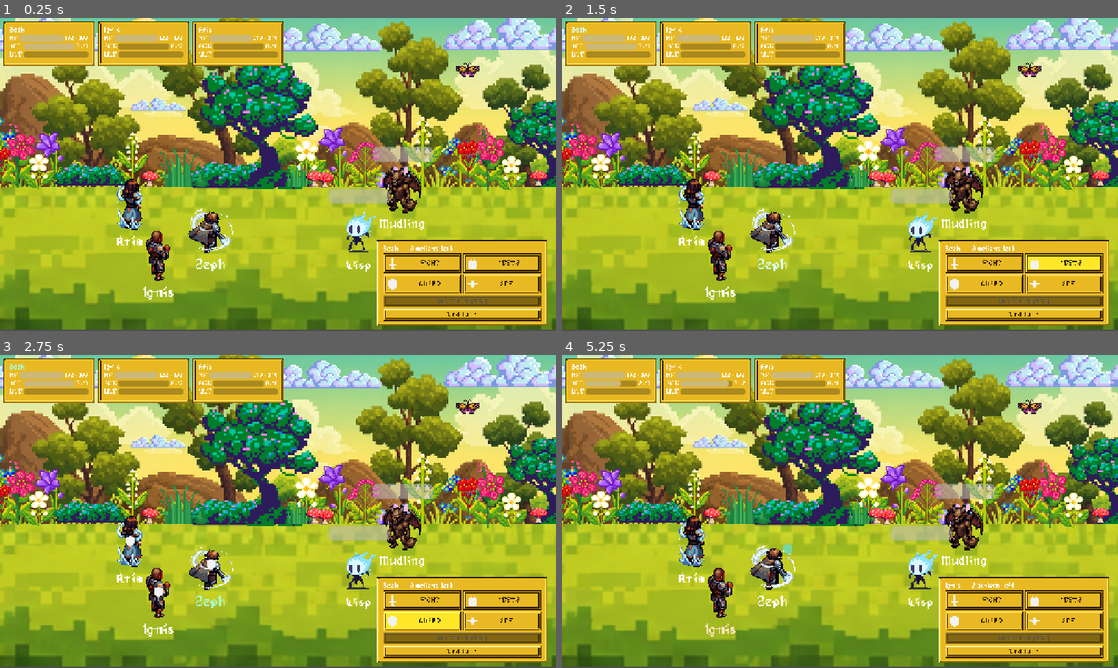
Above: before the commit, frames 1-4 (two rows, left to right).
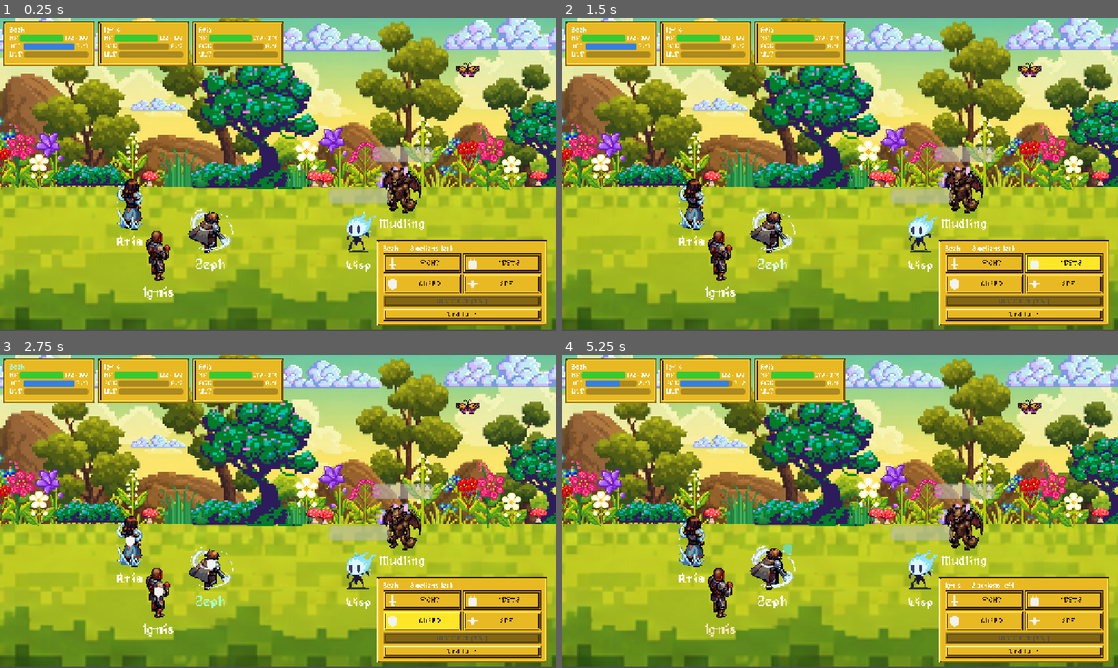
Above: after the commit, the same moments.

Repository: j75484696-bot/rpg_game_dmitra
Game: Godot game, scene res://scenes/battle/battle.tscn
Two runs of this game, one before a commit and one after it. Both use one fixed random seed, a clock stepped at 60 frames per second and the inputs below.
Inputs (mouse positions are in pixels of both pictures, inside the frame that each line leads up to):
- Up to frame 1 (0.25 s): no input
- Up to frame 2 (1.5 s): click "FIGHT" at 0.5 s; click "ITEMS" at 1.25 s
- Up to frame 3 (2.75 s): click "GUARD" at 2 s
- Up to frame 4 (5.25 s): drag from (773, 564) to (962, 527) at 2.77 s; click "SPELL" at 3.5 s; drag from (723, 592) to (962, 527) at 4.27 s; click "End turn" at 5 s

The runs differ from the first frame. In frame 1, 0.7% of the frame differs, in the area x 3-46%, y 5-11%; in frame 2, 0.7%; in frame 3, 0.7%; in frame 4, 0.9%.

Commit message:
Color-code hero HP/Action/Ult bars
Green HP, blue Action, dark red Ult. Rebased on top of the in-world
HUD redesign - the enemy panel work from earlier today is dropped in
favor of that redesign's floating combat info.

Diff:
--- a/ui/hud/hero_panel.tscn
+++ b/ui/hud/hero_panel.tscn
@@ -1,4 +1,25 @@
 [gd_scene format=3 uid="uid://bkdi1psb01nr7"]
+
+[sub_resource type="StyleBoxFlat" id="StyleBoxFlat_hp_fill"]
+bg_color = Color(0.2, 0.8, 0.2, 1)
+corner_radius_top_left = 3
+corner_radius_top_right = 3
+corner_radius_bottom_right = 3
+corner_radius_bottom_left = 3
+
+[sub_resource type="StyleBoxFlat" id="StyleBoxFlat_act_fill"]
+bg_color = Color(0.2, 0.5, 0.9, 1)
+corner_radius_top_left = 3
+corner_radius_top_right = 3
+corner_radius_bottom_right = 3
+corner_radius_bottom_left = 3
+
+[sub_resource type="StyleBoxFlat" id="StyleBoxFlat_ult_fill"]
+bg_color = Color(0.5, 0.05, 0.05, 1)
+corner_radius_top_left = 3
+corner_radius_top_right = 3
+corner_radius_bottom_right = 3
+corner_radius_bottom_left = 3
 
 [node name="HeroPanel" type="PanelContainer" unique_id=964003691]
 custom_minimum_size = Vector2(210, 0)
@@ -28,6 +49,7 @@
 custom_minimum_size = Vector2(90, 15)
 layout_mode = 2
 size_flags_horizontal = 3
+theme_override_styles/fill = SubResource("StyleBoxFlat_hp_fill")
 show_percentage = false
 
 [node name="HpValue" type="Label" parent="Margin/Rows/HpRow" unique_id=1035999189]
@@ -45,6 +67,7 @@
 custom_minimum_size = Vector2(90, 15)
 layout_mode = 2
 size_flags_horizontal = 3
+theme_override_styles/fill = SubResource("StyleBoxFlat_act_fill")
 show_percentage = false
 
 [node name="StaminaValue" type="Label" parent="Margin/Rows/StaminaRow" unique_id=1719230423]
@@ -62,4 +85,5 @@
 custom_minimum_size = Vector2(90, 15)
 layout_mode = 2
 size_flags_horizontal = 3
+theme_override_styles/fill = SubResource("StyleBoxFlat_ult_fill")
 show_percentage = false
